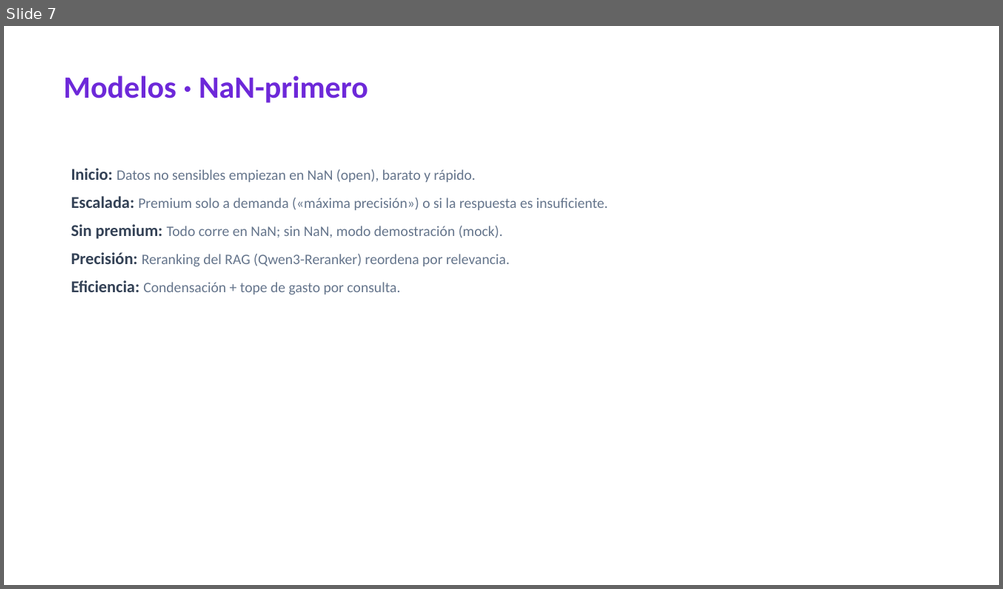
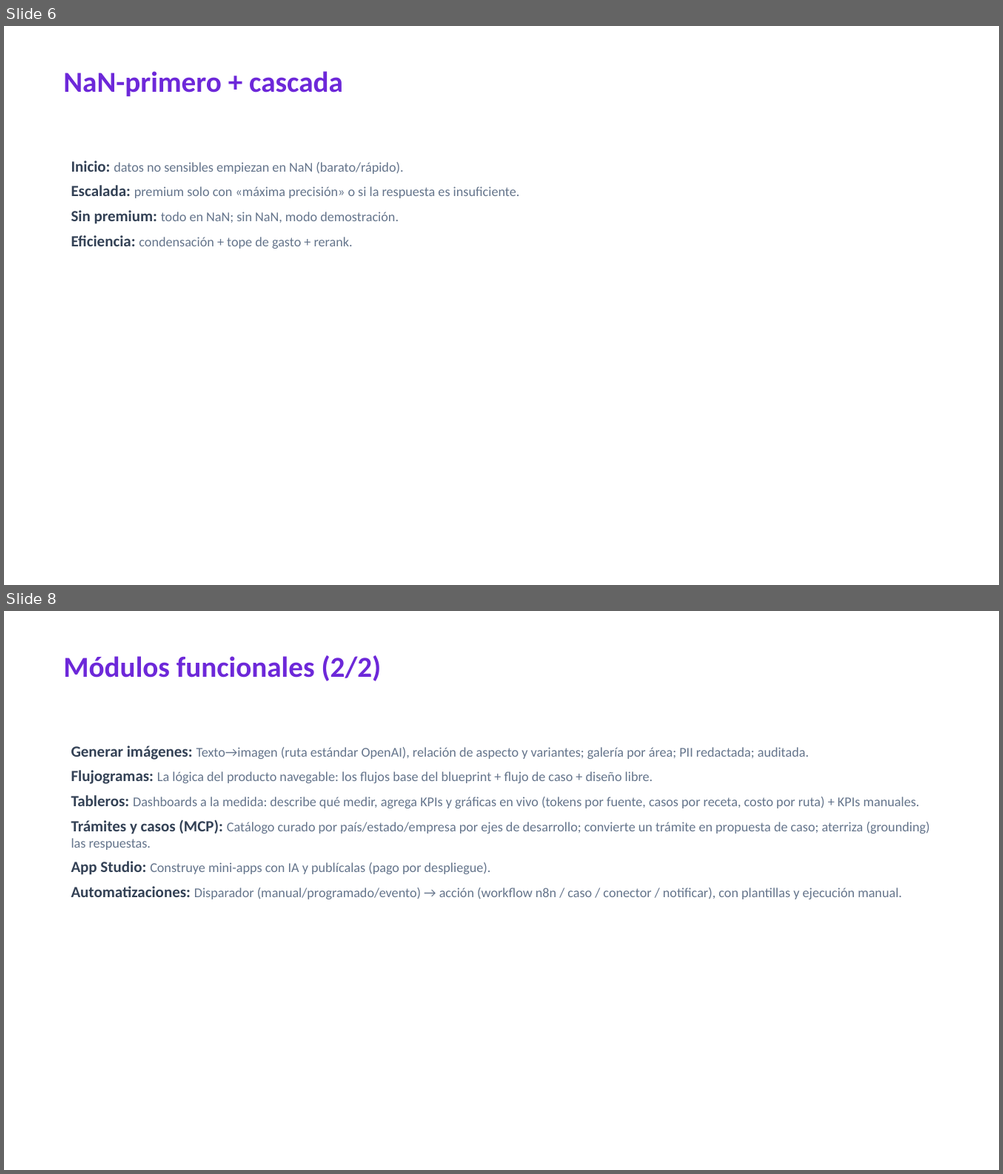
Before and after one commit to angeljba1480-AB/S4Bdashboard, a slide deck: docs/generados/MaestroAI-Presentacion.pptx. Shown one above the other, each under a label of ours: slide 7 before the commit, slides 6 and 8 after it; the slides between them are not shown. The pictures are 1003x589 and 1003x1174 pixels, drawn with LibreOffice and Linux fonts; fonts in the diff are those of the drawing. Boxes give left, top, right and bottom in pixels: in the first picture for what was removed or moved away, otherwise in the second. Text is boxed around its words. In the diff, an @@ line names an element or a change of style, - is before the commit and + after.

```diff
--- a/docs/generados/MaestroAI-Presentacion.pptx
+++ b/docs/generados/MaestroAI-Presentacion.pptx
@@ slide 8 added at (4,611,999,1170), background #FFFFFF @@
@@ text added at (63,655,381,681), 28 pt, text #6D28D9, bold @@
+Módulos funcionales (2/2)
@@ text added at (71,746,930,900), 13 pt, text #64748B @@
+Generar imágenes: Texto→imagen (ruta estándar OpenAI), relación de aspecto y variantes; galería por área; PII redactada; auditada.
+Flujogramas: La lógica del producto navegable: los flujos base del blueprint + flujo de caso + diseño libre.
+Tableros: Dashboards a la medida: describe qué medir, agrega KPIs y gráficas en vivo (tokens por fuente, casos por receta, costo por ruta) + KPIs manuales.
+Trámites y casos (MCP): Catálogo curado por país/estado/empresa por ejes de desarrollo; convierte un trámite en propuesta de caso; aterriza (grounding) las respuestas.
+App Studio: Construye mini-apps con IA y publícalas (pago por despliegue).
+Automatizaciones: Disparador (manual/programado/evento) → acción (workflow n8n / caso / conector / notificar), con plantillas y ejecución manual.
@@ what was slide 7 is now slide 6 @@
@@ slide 6 changed as well @@
@@ text at (63,71,343,96): text changed; size 30 to 28 pt @@
-Modelos · NaN-primero
+NaN-primero + cascada
@@ text at (71,161,520,249): text changed; size 14 to 13 pt @@
-Inicio: Datos no sensibles empiezan en NaN (open), barato y rápido.
-Escalada: Premium solo a demanda («máxima precisión») o si la respuesta es insuficiente.
-Sin premium: Todo corre en NaN; sin NaN, modo demostración (mock).
-Precisión: Reranking del RAG (Qwen3-Reranker) reordena por relevancia.
-Eficiencia: Condensación + tope de gasto por consulta.
+Inicio: datos no sensibles empiezan en NaN (barato/rápido).
+Escalada: premium solo con «máxima precisión» o si la respuesta es insuficiente.
+Sin premium: todo en NaN; sin NaN, modo demostración.
+Eficiencia: condensación + tope de gasto + rerank.
```
Also in this commit, not shown: 4 other slides changed, 9 other slides added, 6 slides removed, 2 other files.
